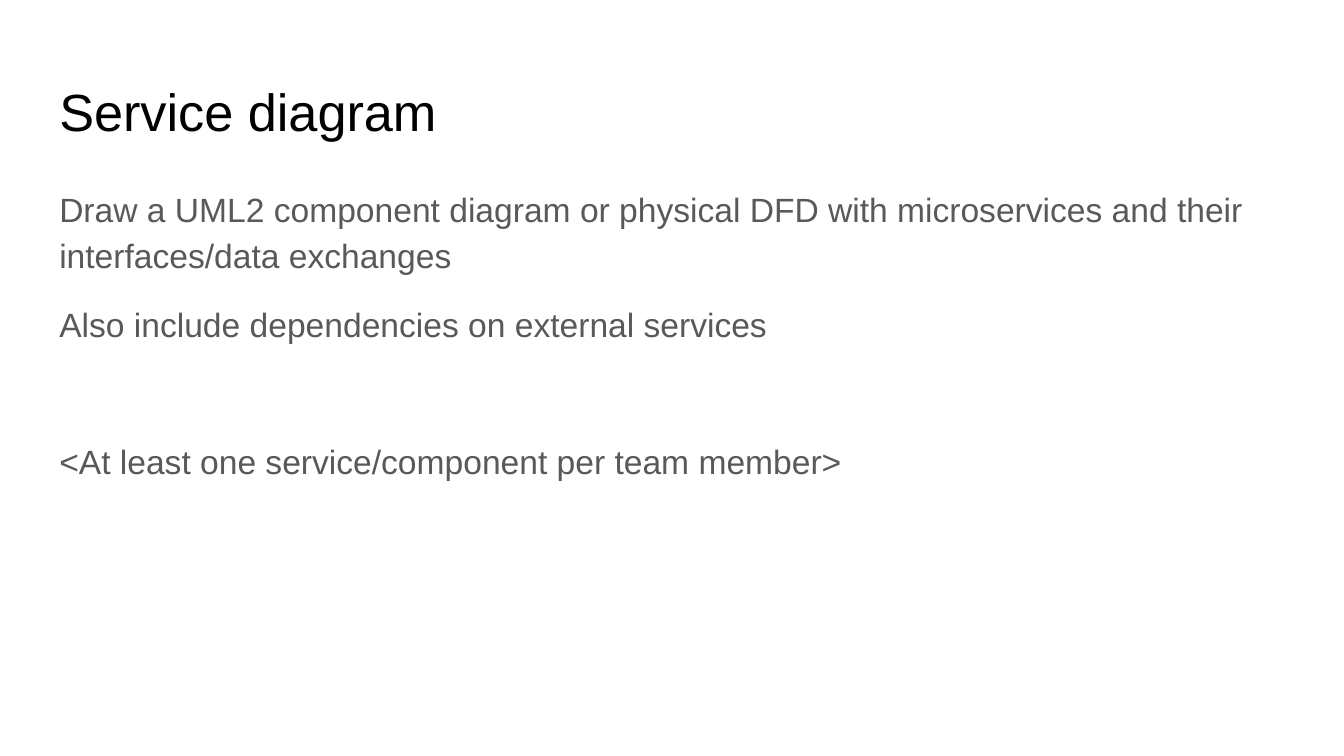
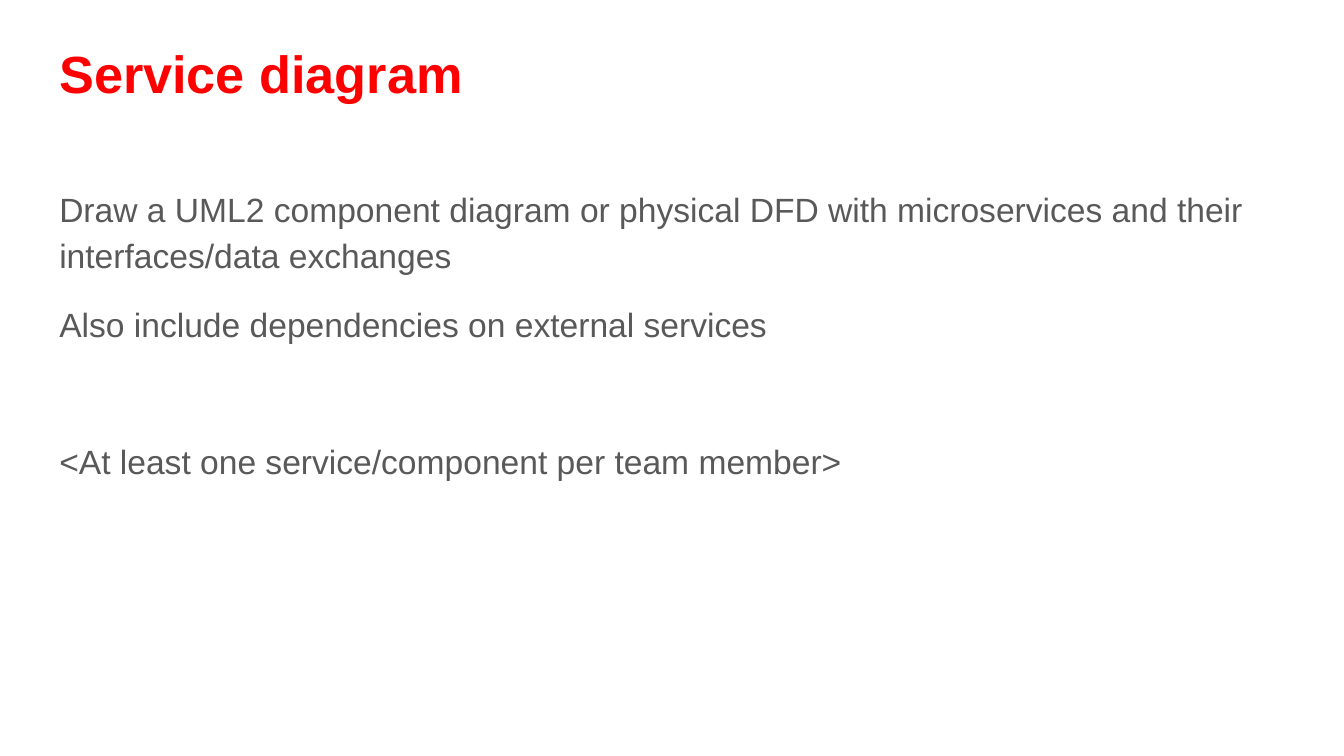
Before and after one commit to fanglores/Advanced-Software-Design, a slide deck: slide 14 of PracticeTasks/Module2/Task_9.1/Task 9.1 Resources and microservices.pptx (slide 9 before the commit). Drawn at 1344x756 pixels with LibreOffice and Linux fonts; fonts in the diff are those of the drawing. Boxes give left, top, right and bottom in pixels: in the first picture for what was removed or moved away, otherwise in the second. Text is boxed around its words. In the diff, an @@ line names an element or a change of style, - is before the commit and + after.

```diff
--- a/PracticeTasks/Module2/Task_9.1/Task 9.1 Resources and microservices.pptx
+++ b/PracticeTasks/Module2/Task_9.1/Task 9.1 Resources and microservices.pptx
@@ title "Service diagram": place and size @@
-title "Service diagram" at box(59, 93, 437, 141)
+title "Service diagram" at box(59, 55, 463, 103)
@@ title "Service diagram" at box(59, 55, 463, 103): text colour #000000 to #FF0000, bold on @@
```
Also in this commit, not shown: 5 other slides changed, 5 slides added, 5 other files.
